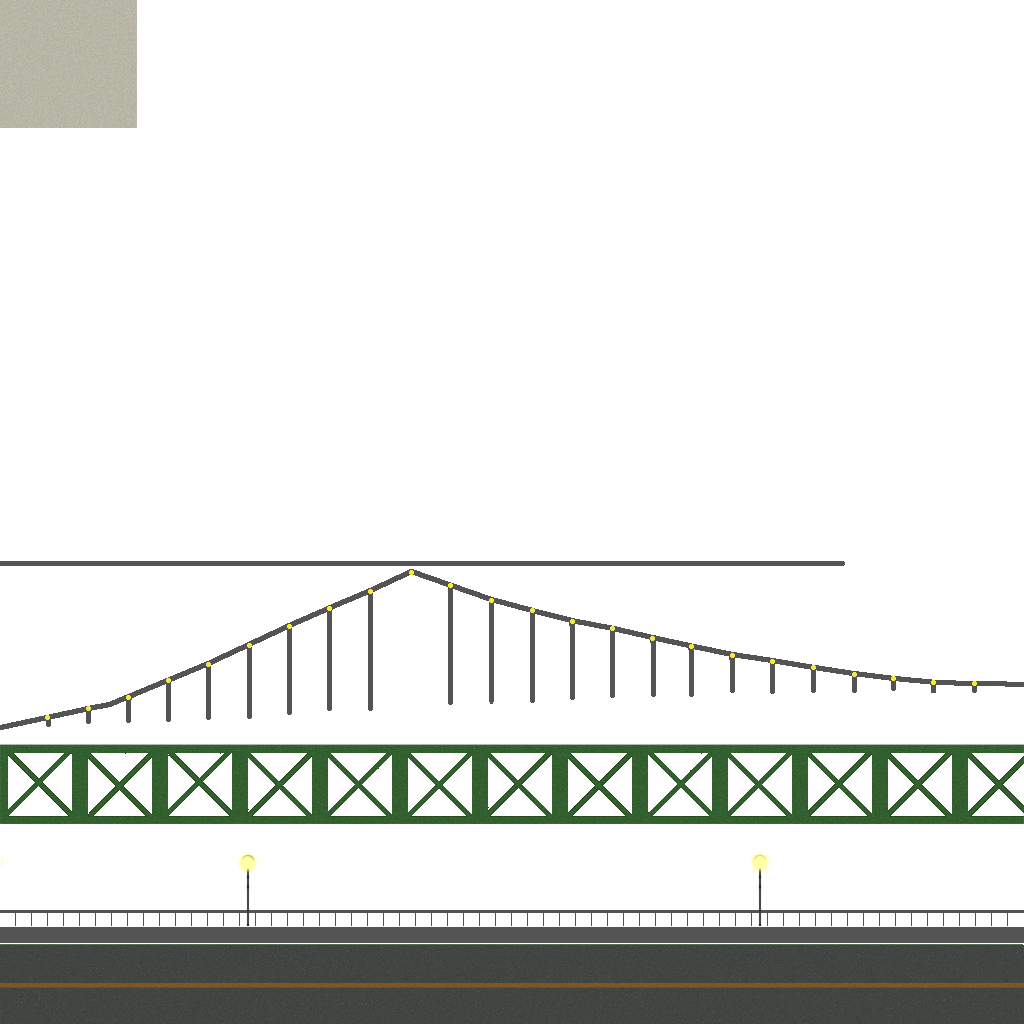
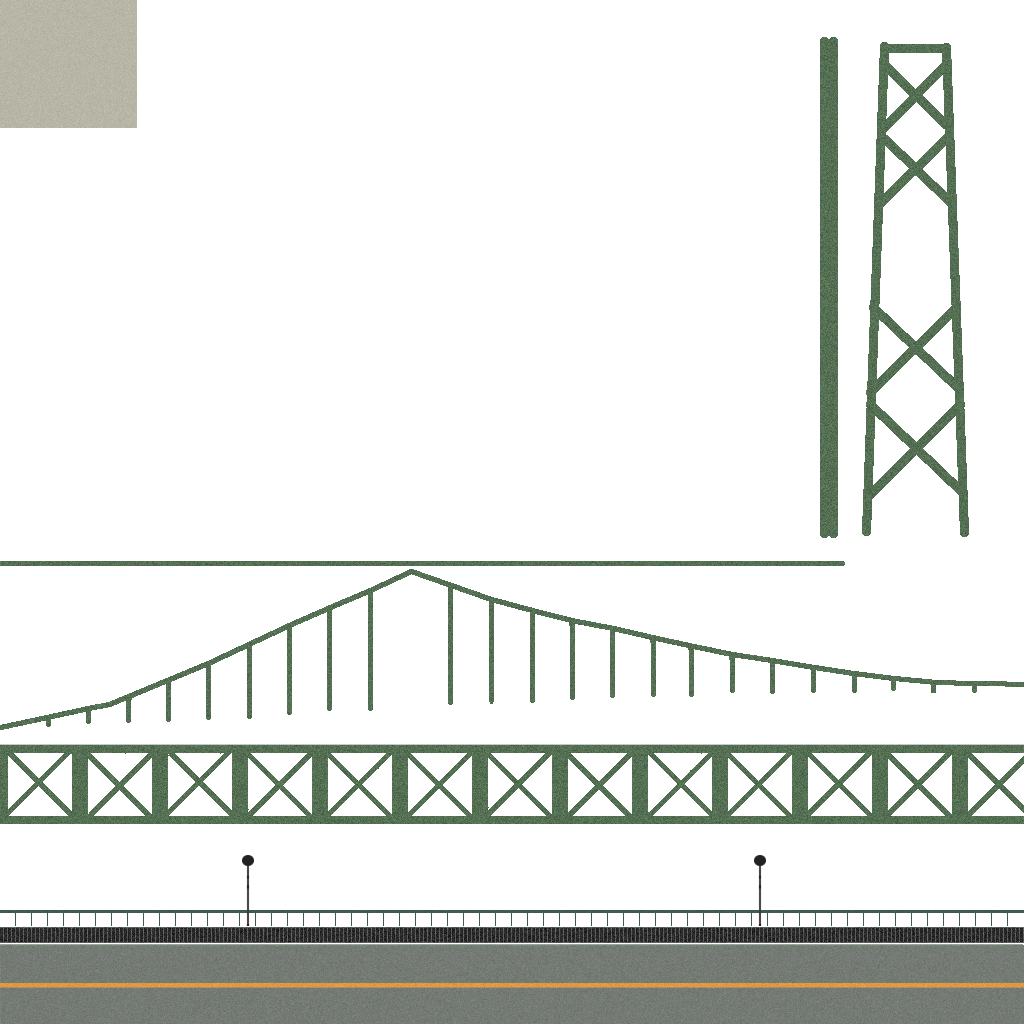
Before/after of a 1024px x 1024px layered artwork. What changed in the layer stack:
hid "Lightmap", painted on it over box(0, 44, 1024, 1024)
renamed "Background" to "Texture", painted on it over box(0, 37, 1024, 1024)
